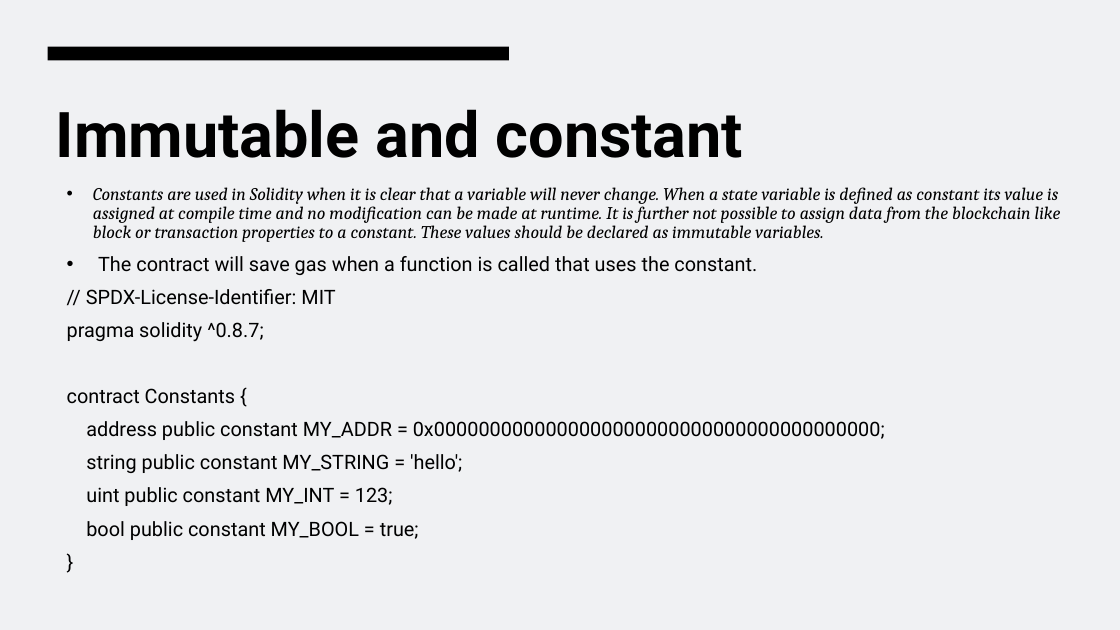
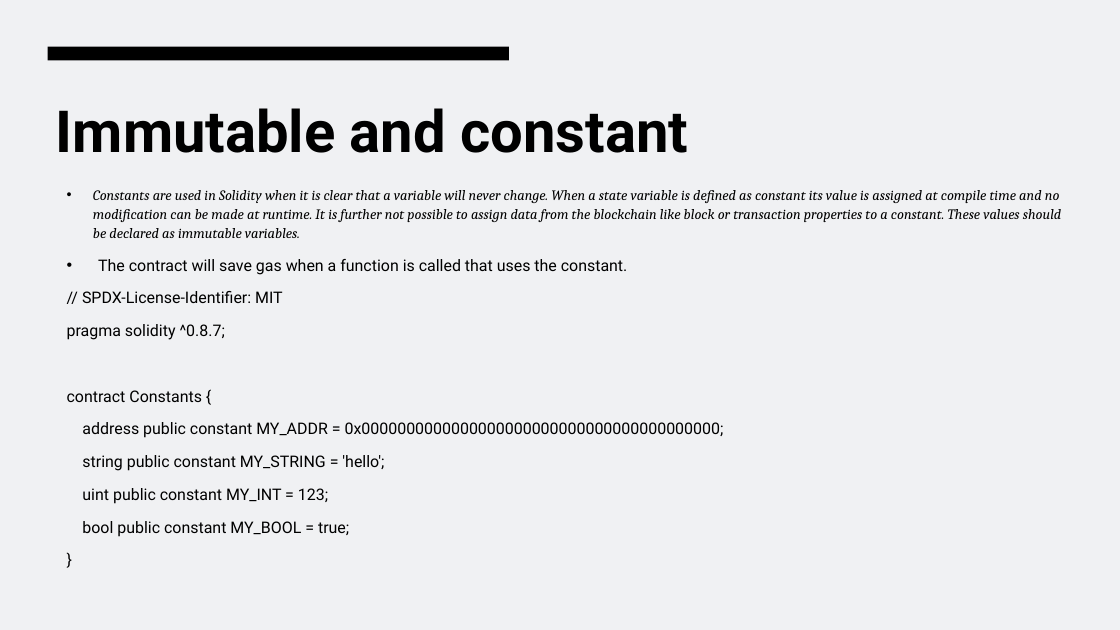
Before and after one commit to EngAbdalrhman/Material, a slide deck: slide 30 of Blockchain Lec 2.pptx. Drawn at 1120x630 pixels with LibreOffice and Linux fonts; fonts in the diff are those of the drawing. Boxes give left, top, right and bottom in pixels: in the first picture for what was removed or moved away, otherwise in the second. Text is boxed around its words. In the diff, an @@ line names an element or a change of style, - is before the commit and + after.

Commit message:
Blockchain Update

```diff
--- a/Blockchain Lec 2.pptx
+++ b/Blockchain Lec 2.pptx
@@ title "Immutable and constant" at [56,108,689,153]: size 54 to 49.7 pt @@
@@ text "Constants are used in Solidity ..." at [67,190,1061,537]: size 15.3 to 12.3 pt in "Constants are used in Solidity when it ..."; size 17 to 13.7 pt in "The contract will save gas when a ...", "// SPDX-License-Identifier: MIT", "pragma solidity ^0.8.7;", "contract Constants {" and 5 more places; line spacing 0.9 to 1.1 @@
```
Also in this commit, not shown: 47 other slides changed, 1 other file.
